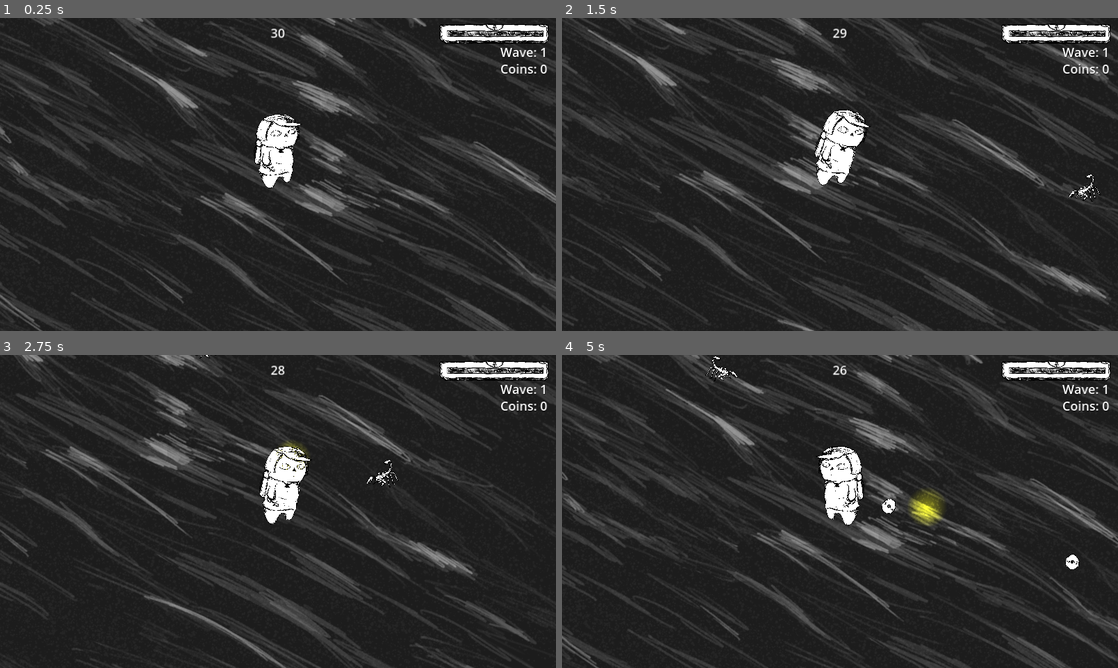
Above: before the commit, frames 1-4 (two rows, left to right).
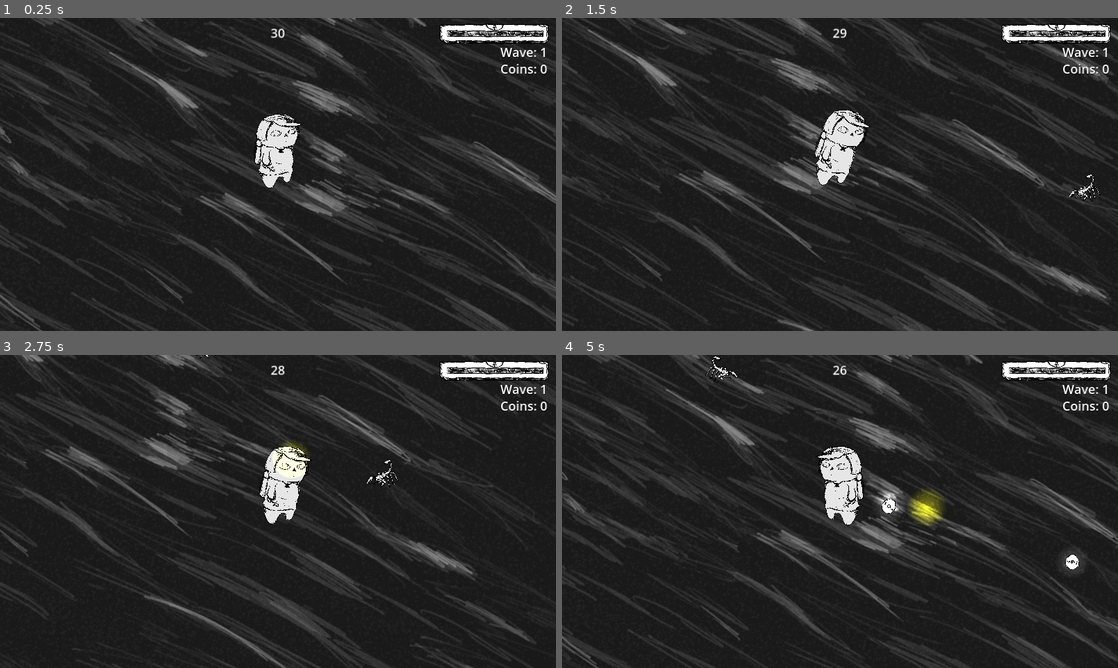
Above: after the commit, the same moments.

Repository: badzianga/johnnys-bazaar-adventure
Game: Godot game, scene res://Scenes/World/test_world.tscn
The game is run twice, just before and just after one commit, with the same random seed, the same clock (stepped at 60 frames per second) and the same inputs.
Inputs:
- Up to frame 1 (0.25 s): no input
- Up to frame 2 (1.5 s): hold D (right) 0.53-1.28 s; tap Space (accept) at 0.6, 1.35 s; hold S (down) from 1.28 s (still down)
- Up to frame 3 (2.75 s): release S (down) at 2.03 s; hold D (right) from 2.03 s (still down); tap Space (accept) at 2.1 s
- Up to frame 4 (5 s): release D (right) at 2.78 s; hold W (up) 2.78-3.53 s; tap Space (accept) at 2.85, 3.6, 4.35 s; hold A (left) from 3.53 s (still down)

The runs differ from the first frame. In frame 1, 1.1% of the frame differs, in the area x 45-54%, y 30-55%; in frame 2, 1.2%; in frame 3, 1.2%; in frame 4, 1.5%, in the area x 26-94%, y 0-70%.

Commit message:
Added death effect and coin light

Diff:
--- a/Resources/Shaders/flash.gdshader
+++ b/Resources/Shaders/flash.gdshader
@@ -2,6 +2,31 @@
 
 uniform float flash_state: hint_range(0.0, 1.0);
 
+//programatically change this if you want to, remove the progress based on time.
+uniform float progress : hint_range(-1.0,2.0) = -0.4;
+//the width of the burn area, higher values makes the burn wider, 1 makes the burn cover the whole sprite
+uniform float width : hint_range(0.0,2.0) = .2;
+
+//Noise to sample from for the burning
+uniform sampler2D noise;
+//colors to use for the burn color, the progress of the burn goes left to right
+uniform sampler2D colorCurve;
+
+//hacky way to make this angled, far from perfect. 1.0 is right to left. 0 is bottom to top. outside
+//that range is wierd.
+uniform float angle = 0.0;
+
+float inverse_lerp(float a, float b, float v){
+	return (v-a)/(b-a);
+}
+
 void fragment() {
+	float burn_progress = progress;
+	float noise_value = texture(noise,UV).x;
+	float mask = inverse_lerp(1.0 - burn_progress,(1.0 + width) - burn_progress, (UV.x * angle + UV.y * (1.0-angle)));
+	float value = clamp(mask + noise_value,0.0,1.0);
+	vec4 curve_value = texture(colorCurve,vec2(value));
+	COLOR = mix(COLOR, curve_value, value);
 	COLOR.gb = mix(COLOR.gb, vec2(0.0), flash_state);
+	COLOR.a = min(texture(TEXTURE,UV).a,COLOR.a);
 }
--- a/Scenes/Enemies/dog.tscn
+++ b/Scenes/Enemies/dog.tscn
@@ -13,6 +13,9 @@
 resource_local_to_scene = true
 shader = ExtResource("2_s2ars")
 shader_parameter/flash_state = 0.0
+shader_parameter/progress = -0.4
+shader_parameter/width = 0.2
+shader_parameter/angle = 0.0
 
 [sub_resource type="Animation" id="Animation_nkjor"]
 length = 0.001
--- a/Scenes/Enemies/enemy.gd
+++ b/Scenes/Enemies/enemy.gd
@@ -59,5 +59,12 @@
 
 func _on_health_depleted() -> void:
 	GameController.enemies.erase(self)
+	set_physics_process(false)
+	$CollisionShape.set_deferred("disabled", true)
+	$Hurtbox/CollisionShape.set_deferred("disabled", true)
+	$Hitbox/CollisionShape.set_deferred("disabled", true)
+	$Sprite/AnimationPlayer.pause()
+	_effects.play("death")
 	_spawn_coins()
+	await _effects.animation_finished
 	queue_free()
--- a/Scenes/Enemies/mummy.tscn
+++ b/Scenes/Enemies/mummy.tscn
@@ -13,6 +13,9 @@
 resource_local_to_scene = true
 shader = ExtResource("2_fufu6")
 shader_parameter/flash_state = 0.0
+shader_parameter/progress = -0.4
+shader_parameter/width = 0.2
+shader_parameter/angle = 1.0
 
 [sub_resource type="Animation" id="Animation_nkjor"]
 length = 0.001
--- a/Scenes/Enemies/scorpio.tscn
+++ b/Scenes/Enemies/scorpio.tscn
@@ -1,18 +1,35 @@
-[gd_scene load_steps=17 format=3 uid="uid://bubdrjydtjbiv"]
+[gd_scene load_steps=21 format=3 uid="uid://bubdrjydtjbiv"]
 
 [ext_resource type="Script" path="res://Scenes/Enemies/enemy.gd" id="1_00eur"]
 [ext_resource type="Texture2D" uid="uid://cd1w8e3nygtfu" path="res://Assets/Entities/scorpio.png" id="2_d751p"]
 [ext_resource type="Shader" path="res://Resources/Shaders/flash.gdshader" id="2_jfb4v"]
 [ext_resource type="PackedScene" uid="uid://dix3ti8a5xl3s" path="res://Scenes/EnemyComponents/health_component.tscn" id="3_c4ad0"]
 [ext_resource type="PackedScene" uid="uid://c3cnagatm70qu" path="res://Scenes/EnemyComponents/velocity_component.tscn" id="4_jlth6"]
-[ext_resource type="PackedScene" uid="uid://b7t32mv5gsbt2" path="res://Scenes/Misc/effects.tscn" id="4_qaigw"]
+[ext_resource type="PackedScene" uid="uid://cp106tsdwum4x" path="res://Scenes/Misc/effects.tscn" id="4_qaigw"]
 [ext_resource type="PackedScene" uid="uid://et20dn5wcy5r" path="res://Scenes/EnemyComponents/hurtbox.tscn" id="5_qcot7"]
 [ext_resource type="PackedScene" uid="uid://bxjc0fqwygd20" path="res://Scenes/EnemyComponents/hitbox.tscn" id="6_cro4v"]
+
+[sub_resource type="Gradient" id="Gradient_kur5t"]
+offsets = PackedFloat32Array(0.0486111, 0.541667, 0.708333, 0.951389, 0.972222)
+colors = PackedColorArray(1, 1, 0.372549, 1, 1, 1, 0, 1, 1, 0, 0, 1, 0, 0, 0, 1, 1, 1, 1, 0)
+
+[sub_resource type="GradientTexture1D" id="GradientTexture1D_6gbfh"]
+gradient = SubResource("Gradient_kur5t")
+
+[sub_resource type="FastNoiseLite" id="FastNoiseLite_l1sxy"]
+
+[sub_resource type="NoiseTexture2D" id="NoiseTexture2D_xauqc"]
+noise = SubResource("FastNoiseLite_l1sxy")
 
 [sub_resource type="ShaderMaterial" id="ShaderMaterial_0y1mb"]
 resource_local_to_scene = true
 shader = ExtResource("2_jfb4v")
 shader_parameter/flash_state = 0.0
+shader_parameter/progress = -0.4
+shader_parameter/width = 0.6
+shader_parameter/angle = 0.0
+shader_parameter/noise = SubResource("NoiseTexture2D_xauqc")
+shader_parameter/colorCurve = SubResource("GradientTexture1D_6gbfh")
 
 [sub_resource type="Animation" id="Animation_nkjor"]
 length = 0.001
--- a/Scenes/Enemies/snake.tscn
+++ b/Scenes/Enemies/snake.tscn
@@ -6,13 +6,16 @@
 [ext_resource type="PackedScene" uid="uid://dix3ti8a5xl3s" path="res://Scenes/EnemyComponents/health_component.tscn" id="2_oc54c"]
 [ext_resource type="PackedScene" uid="uid://et20dn5wcy5r" path="res://Scenes/EnemyComponents/hurtbox.tscn" id="2_ym083"]
 [ext_resource type="PackedScene" uid="uid://bxjc0fqwygd20" path="res://Scenes/EnemyComponents/hitbox.tscn" id="3_onc6u"]
-[ext_resource type="PackedScene" uid="uid://b7t32mv5gsbt2" path="res://Scenes/Misc/effects.tscn" id="4_2blk2"]
+[ext_resource type="PackedScene" uid="uid://cp106tsdwum4x" path="res://Scenes/Misc/effects.tscn" id="4_2blk2"]
 [ext_resource type="PackedScene" uid="uid://c3cnagatm70qu" path="res://Scenes/EnemyComponents/velocity_component.tscn" id="4_ln5kb"]
 
 [sub_resource type="ShaderMaterial" id="ShaderMaterial_cguio"]
 resource_local_to_scene = true
 shader = ExtResource("2_c5p6i")
 shader_parameter/flash_state = 0.0
+shader_parameter/progress = -0.4
+shader_parameter/width = 0.2
+shader_parameter/angle = 1.0
 
 [sub_resource type="Animation" id="Animation_nkjor"]
 length = 0.001
--- a/Scenes/EnemyComponents/health_component.gd
+++ b/Scenes/EnemyComponents/health_component.gd
@@ -16,6 +16,7 @@
 
 func apply_damage(amount: int) -> void:
 	health -= amount
-	health_changed.emit()
 	if health <= 0:
 		health_depleted.emit()
+	else:
+		health_changed.emit()
--- a/Scenes/Loot/coin.tscn
+++ b/Scenes/Loot/coin.tscn
@@ -6,6 +6,17 @@
 [sub_resource type="CapsuleShape2D" id="CapsuleShape2D_3fh5o"]
 radius = 19.0919
 height = 45.2548
+
+[sub_resource type="Gradient" id="Gradient_htbbl"]
+offsets = PackedFloat32Array(0, 0.75)
+colors = PackedColorArray(1, 1, 1, 1, 0, 0, 0, 1)
+
+[sub_resource type="GradientTexture2D" id="GradientTexture2D_rpygg"]
+gradient = SubResource("Gradient_htbbl")
+width = 96
+height = 96
+fill = 1
+fill_from = Vector2(0.5, 0.5)
 
 [node name="Coin" type="Area2D"]
 collision_layer = 32
@@ -21,3 +32,7 @@
 [node name="CollisionShape" type="CollisionShape2D" parent="."]
 rotation = 0.785398
 shape = SubResource("CapsuleShape2D_3fh5o")
+
+[node name="PointLight2D" type="PointLight2D" parent="."]
+energy = 2.0
+texture = SubResource("GradientTexture2D_rpygg")
--- a/Scenes/Misc/effects.tscn
+++ b/Scenes/Misc/effects.tscn
@@ -17,7 +17,7 @@
 "values": [0.0, 1.0, 0.0]
 }
 
-[sub_resource type="Animation" id="Animation_xatyk"]
+[sub_resource type="Animation" id="Animation_8yd53"]
 length = 0.001
 tracks/0/type = "value"
 tracks/0/imported = false
@@ -31,14 +31,42 @@
 "update": 0,
 "values": [0.0]
 }
+tracks/1/type = "value"
+tracks/1/imported = false
+tracks/1/enabled = true
+tracks/1/path = NodePath(".:material:shader_parameter/progress")
+tracks/1/interp = 1
+tracks/1/loop_wrap = true
+tracks/1/keys = {
+"times": PackedFloat32Array(0),
+"transitions": PackedFloat32Array(1),
+"update": 0,
+"values": [-0.4]
+}
 
-[sub_resource type="AnimationLibrary" id="AnimationLibrary_d1w8h"]
+[sub_resource type="Animation" id="Animation_vym7w"]
+resource_name = "death"
+tracks/0/type = "value"
+tracks/0/imported = false
+tracks/0/enabled = true
+tracks/0/path = NodePath(".:material:shader_parameter/progress")
+tracks/0/interp = 1
+tracks/0/loop_wrap = true
+tracks/0/keys = {
+"times": PackedFloat32Array(0, 1),
+"transitions": PackedFloat32Array(1, 1),
+"update": 0,
+"values": [-0.4, 2.0]
+}
+
+[sub_resource type="AnimationLibrary" id="AnimationLibrary_7mdgk"]
 _data = {
-"RESET": SubResource("Animation_xatyk"),
-"hurt": SubResource("Animation_17d7p")
+"RESET": SubResource("Animation_8yd53"),
+"death": SubResource("Animation_vym7w"),
+"hurt": SubResource("Animation_gpodp")
 }
 
 [node name="Effects" type="AnimationPlayer"]
 libraries = {
-"": SubResource("AnimationLibrary_d1w8h")
+"": SubResource("AnimationLibrary_7mdgk")
 }
--- a/Scenes/World/test_world.tscn
+++ b/Scenes/World/test_world.tscn
@@ -70,6 +70,10 @@
 centered = false
 region_rect = Rect2(0, 0, 2500, 2500)
 
+[node name="DarkenLight" type="DirectionalLight2D" parent="."]
+energy = 0.1
+blend_mode = 1
+
 [node name="Loot" type="Node2D" parent="." groups=["Loot"]]
 
 [node name="WorldBoundaries" type="StaticBody2D" parent="."]
Not shown: 1 places in Scenes/Enemies/dog.tscn that only renumber resources
Not shown: 1 places in Scenes/Enemies/mummy.tscn that only renumber resources
Not shown: 1 places in Scenes/Loot/coin.tscn that only renumber resources
Not shown: 1 places in Scenes/Misc/effects.tscn that only renumber resources
